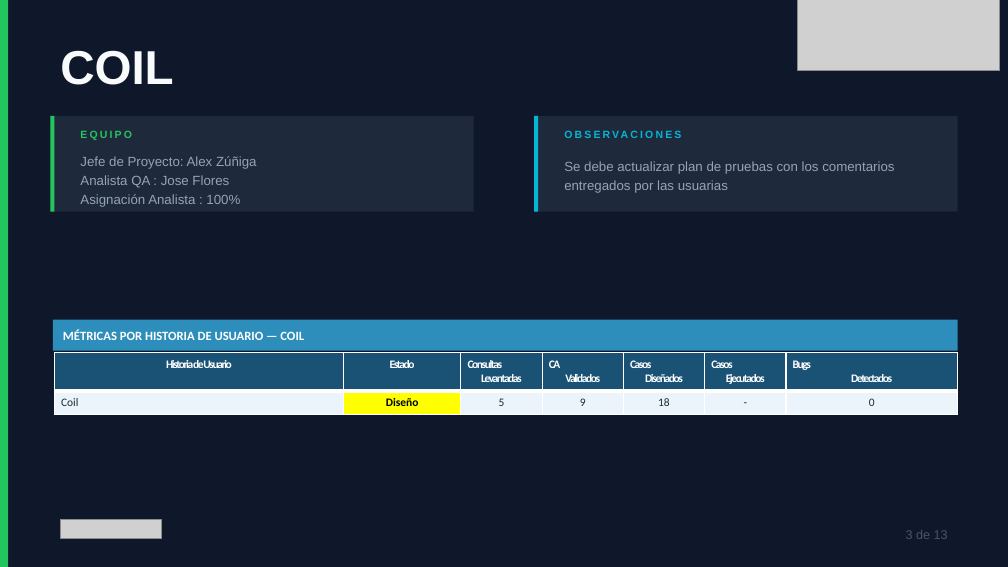
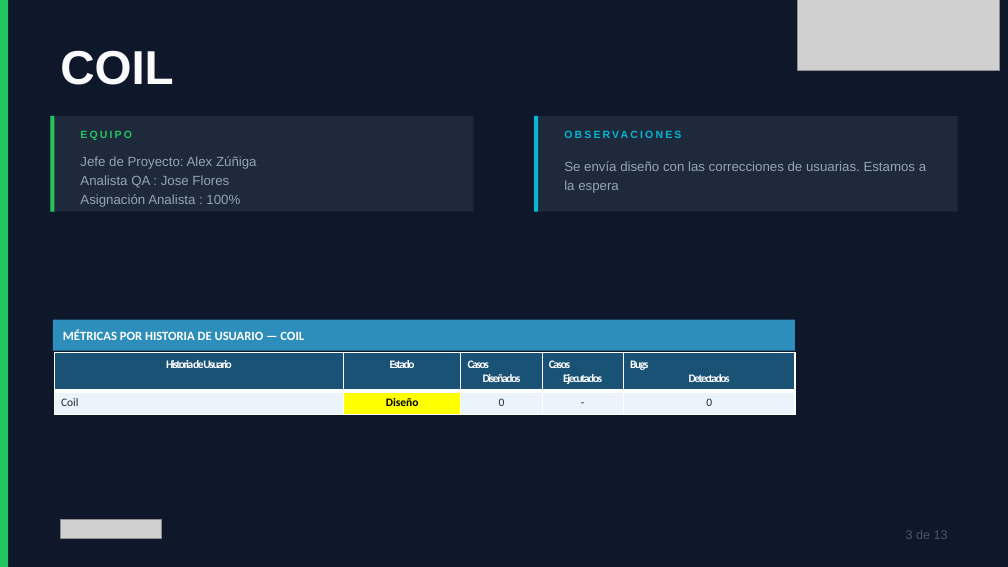
Before and after one commit to caradeux/qa_metrics, a slide deck: slide 3 of apps/api/assets/weekly-template.pptx. Drawn at 1008x567 pixels with LibreOffice and Linux fonts; fonts in the diff are those of the drawing; grey boxes stand for pictures. Boxes give left, top, right and bottom in pixels: in the first picture for what was removed or moved away, otherwise in the second. Text is boxed around its words. In the diff, an @@ line names an element or a change of style, - is before the commit and + after.

```diff
--- a/apps/api/assets/weekly-template.pptx
+++ b/apps/api/assets/weekly-template.pptx
@@ text at [564, 161, 926, 193]: text changed @@
-Se debe actualizar plan de pruebas con los comentarios entregados por las usuarias
+Se envía diseño con las correcciones de usuarias. Estamos a la espera
@@ rectangle "MÉTRICAS POR HISTORIA DE USUARIO ...": place and size @@
-rectangle "MÉTRICAS POR HISTORIA DE USUARIO ..." at [52, 320, 958, 351]
+rectangle "MÉTRICAS POR HISTORIA DE USUARIO ..." at [52, 320, 794, 351]
@@ table at [54, 353, 795, 414] @@
-column 3: Consultas Levantadas | 5
-column 4: CA Validados | 9
-column 5: Casos Diseñados | 18
+column 3: Casos Diseñados | 0
@@ table: place and size @@
-table at [54, 353, 959, 414]
+table at [54, 353, 795, 414]
```
Also in this commit, not shown: 5 other slides changed, 9 slides added, 1 slide removed, 12 other files.
